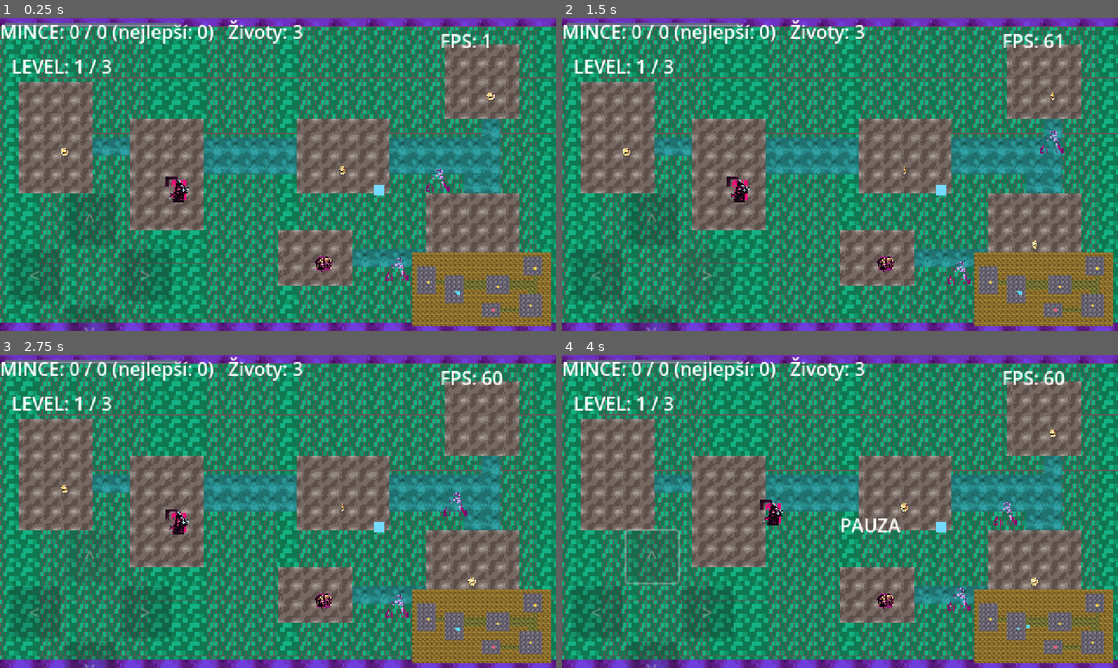
Above: before the commit, frames 1-4 (two rows, left to right).
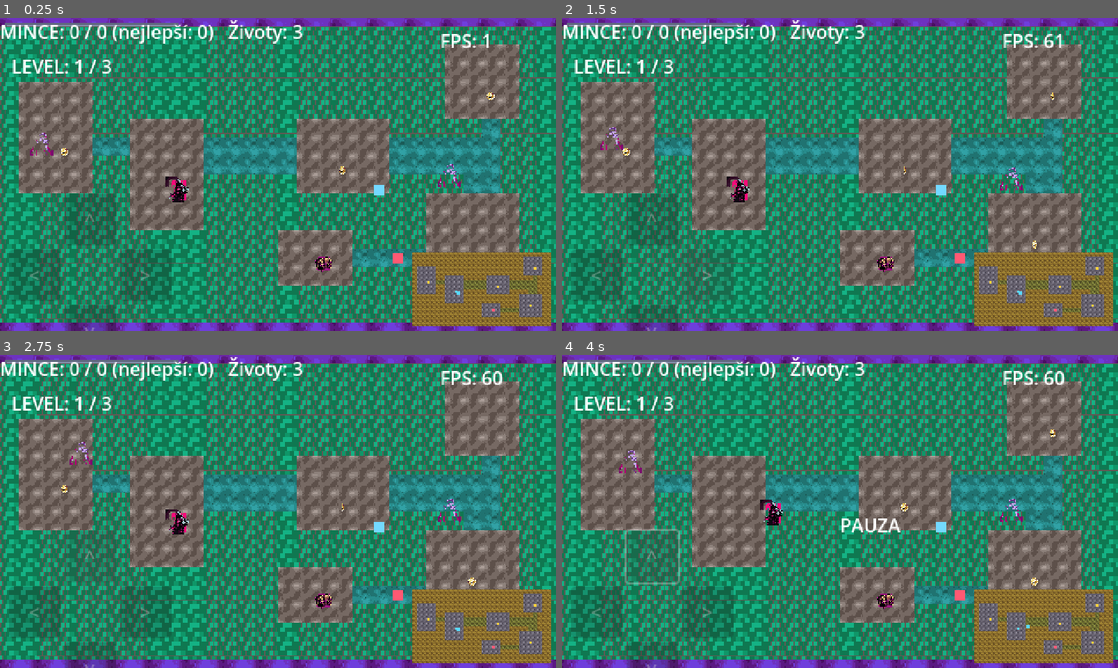
Above: after the commit, the same moments.

Repository: ssevcikm-spec/forge-quest
Game: Godot game, scene res://main.tscn
Two runs of this game, one before a commit and one after it. Both use one fixed random seed, a clock stepped at 60 frames per second and the inputs below.
Inputs:
- Up to frame 1 (0.25 s): no input
- Up to frame 2 (1.5 s): click "<" at 0.5 s; click ">" at 1.25 s
- Up to frame 3 (2.75 s): click "^" at 2 s
- Up to frame 4 (4 s): tap Enter at 2.75 s; hold Right 2.78-3.53 s; tap M at 2.85 s; tap Space at 3.02, 3.5, 3.77 s; hold Down from 3.53 s (still down); tap R at 3.6 s

The runs differ from the first frame. In frame 1, 0.3% of the frame differs, in the area x 5-83%, y 36-84%; in frame 2, 0.3%, in the area x 6-91%, y 34-86%; in frame 3, 0.3%; in frame 4, 0.3%.

Commit message:
forge: Srdce přidá život

Diff:
--- a/scripts/game.gd
+++ b/scripts/game.gd
@@ -254,6 +254,7 @@
 	for i in coin_total:
 		add_child(_make_coin(i, spots[i]))
 	add_child(_make_shield(vp))
+	add_child(_make_heart(vp))
 
 	# Hráč se musí postavit na spawn NOVÉ úrovně. Pozice se dřív nastavovala jen
 	# při vzniku hráče, takže po přechodu na další úroveň (i po restartu) zůstal
@@ -621,6 +622,20 @@
 	s.area_entered.connect(_on_shield_touched.bind(s))
 	return s
 
+func _make_heart(vp: Vector2) -> Area2D:
+	var h := Area2D.new()
+	h.name = "Heart"
+	h.add_to_group("heart")
+	var shape := CollisionShape2D.new()
+	var circle := CircleShape2D.new()
+	circle.radius = 5.0
+	shape.shape = circle
+	h.add_child(shape)
+	h.add_child(_visual("pickup", Color(1.0, 0.35, 0.45), Vector2(9, 9)))
+	h.position = _safe_spot(vp)
+	h.area_entered.connect(_on_heart_touched.bind(h))
+	return h
+
 
 func _on_chest_touched(other: Area2D, chest: Area2D) -> void:
 	if other != player or not is_instance_valid(chest) or not chest.is_in_group("chest"):
@@ -648,6 +663,15 @@
 	stit_trvani = 6.0
 	shield.remove_from_group("shield")
 	shield.queue_free()
+
+func _on_heart_touched(other: Area2D, heart: Area2D) -> void:
+	if other != player or not is_instance_valid(heart) or not heart.is_in_group("heart"):
+		return
+	play_sfx("levelup")
+	lives = min(lives + 1, 5)
+	_update_hud()
+	heart.remove_from_group("heart")
+	heart.queue_free()
 func _restart_hry() -> void:
 	score = 0
 	lives = 3
